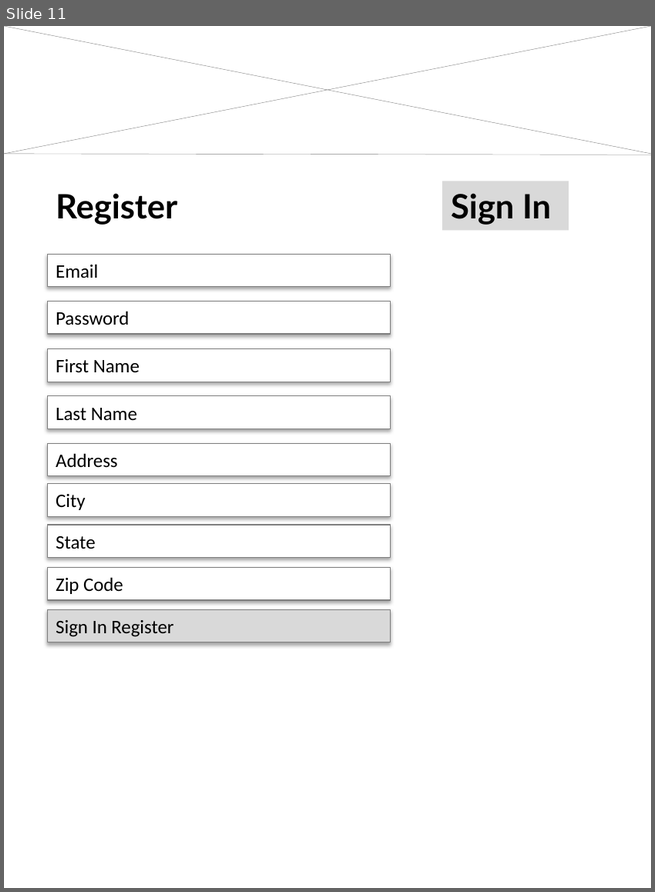
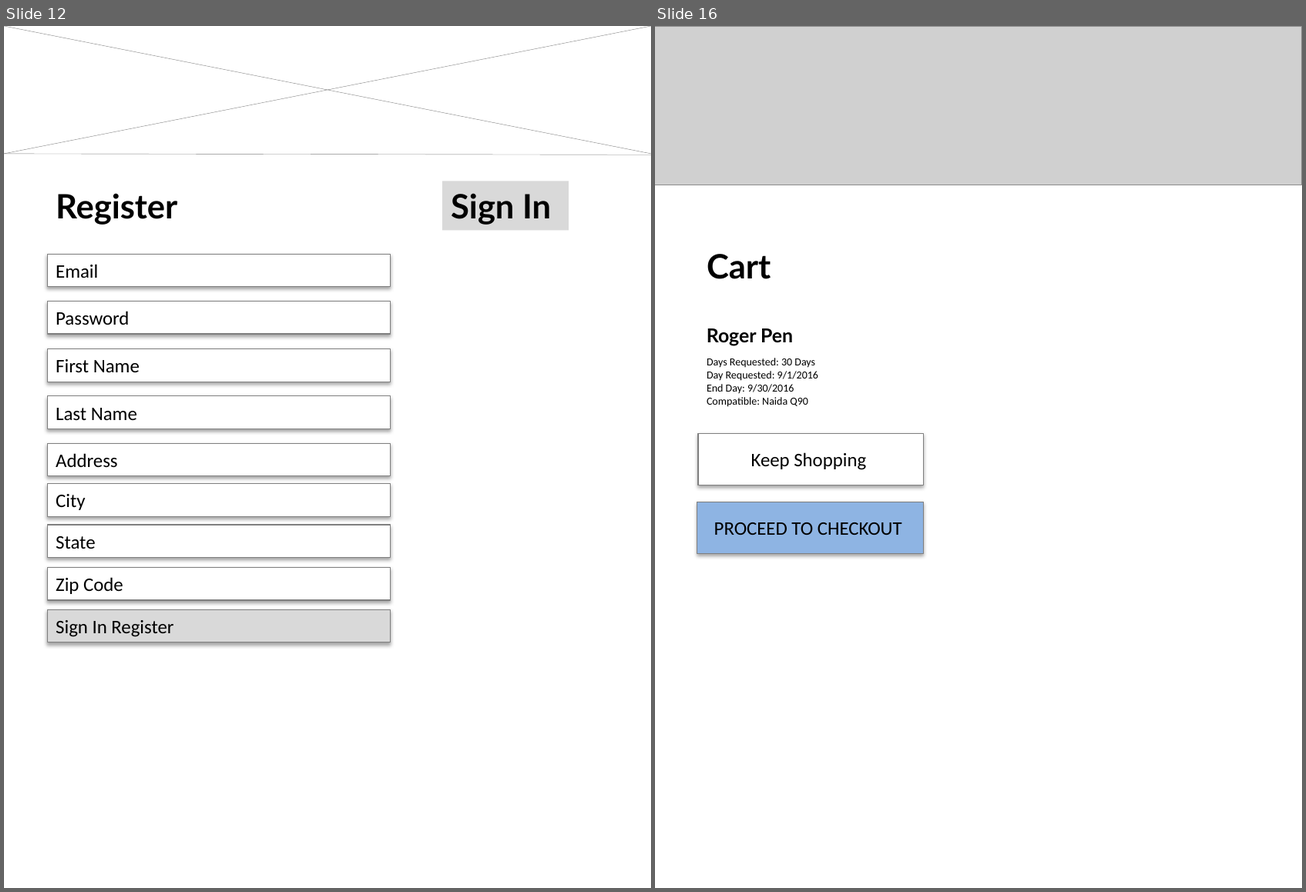
Before and after one commit to MariellaPaulino/2016, a slide deck: Homework3/DecisionTree.pptx. Shown side by side, each under a label of ours: slide 11 before the commit, slides 12 and 16 after it; the slides between them are not shown. The pictures are 655x892 and 1306x892 pixels, drawn with LibreOffice and Linux fonts; fonts in the diff are those of the drawing; grey boxes stand for pictures. Boxes give left, top, right and bottom in pixels: in the first picture for what was removed or moved away, otherwise in the second. Text is boxed around its words. In the diff, an @@ line names an element or a change of style, - is before the commit and + after.

```diff
--- a/Homework3/DecisionTree.pptx
+++ b/Homework3/DecisionTree.pptx
@@ slide 16 added at (x1=655, y1=26, x2=1302, y2=888), background #FFFFFF @@
@@ picture added at (x1=655, y1=26, x2=1302, y2=185) @@
@@ text added at (x1=707, y1=254, x2=771, y2=279), 28 pt, text #000000, bold @@
+Cart
@@ text added at (x1=707, y1=329, x2=793, y2=346), 16 pt, text #000000, bold @@
+Roger Pen
@@ text added at (x1=707, y1=358, x2=818, y2=407), 9 pt, text #000000 @@
+Days Requested: 30 Days
+Day Requested: 9/1/2016
+End Day: 9/30/2016
+Compatible: Naida Q90
@@ rectangle added at (x1=698, y1=434, x2=923, y2=486), fill #FFFFFF, outline #7F7F7F 0.75 pt, 16 pt, text #000000 @@
+Keep Shopping
@@ rectangle added at (x1=697, y1=502, x2=923, y2=553), fill #8EB4E3, outline #7F7F7F 0.75 pt, 16 pt, text #000000 @@
+PROCEED TO CHECKOUT
@@ what was slide 11 is now slide 12 @@
```
Also in this commit, not shown: 9 other slides added.
